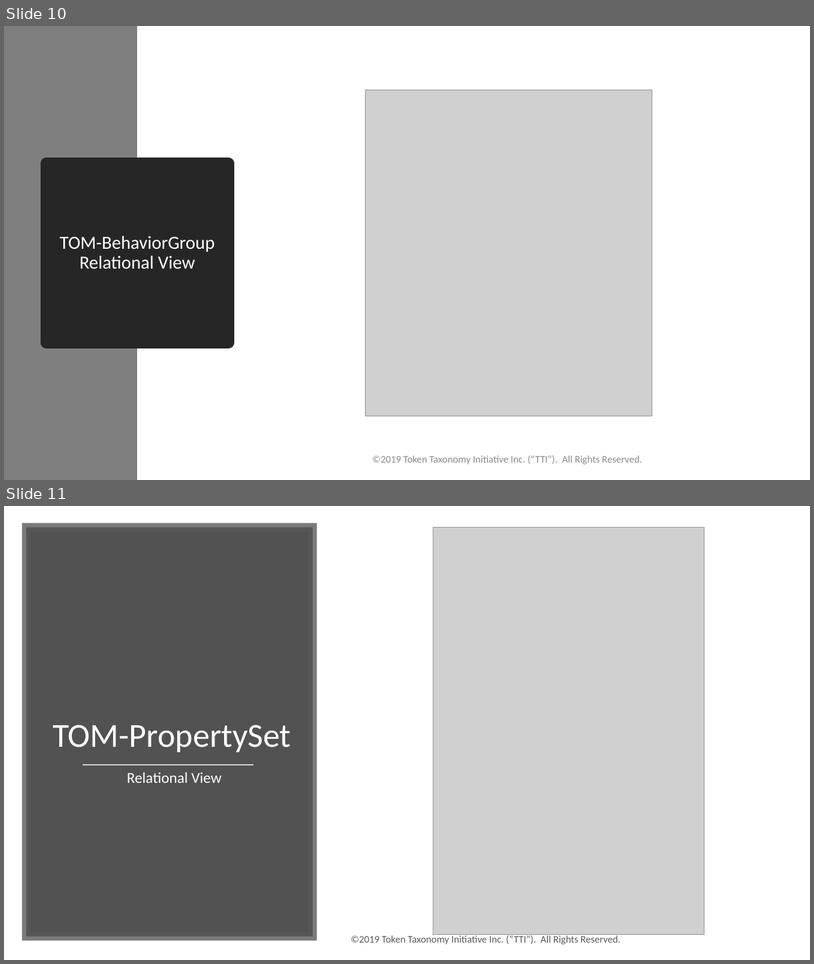
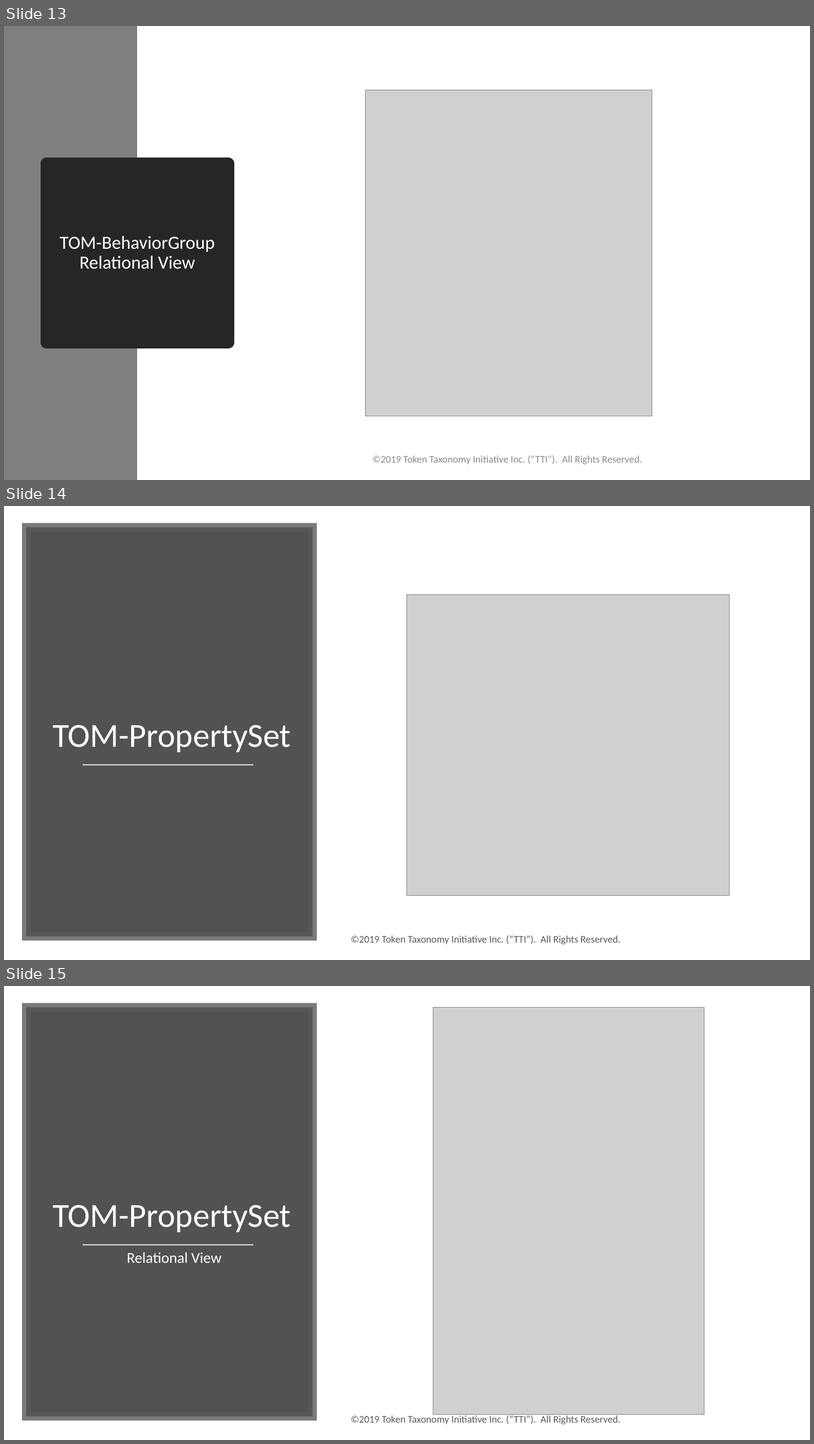
Before and after one commit to vipinsun/TokenTaxonomyFramework-pub, a slide deck: presentations/TTF-Technical.pptx. Shown one above the other, each under a label of ours: slides 10 and 11 before the commit, slides 13, 14 and 15 after it. The pictures are 814x964 and 814x1444 pixels, drawn with LibreOffice and Linux fonts; fonts in the diff are those of the drawing; grey boxes stand for pictures. Boxes give left, top, right and bottom in pixels: in the first picture for what was removed or moved away, otherwise in the second. Text is boxed around its words. In the diff, an @@ line names an element or a change of style, - is before the commit and + after.

```diff
--- a/presentations/TTF-Technical.pptx
+++ b/presentations/TTF-Technical.pptx
@@ slide 14 added at (x1=4, y1=506, x2=810, y2=960), background #FFFFFF @@
@@ rectangle added at (x1=26, y1=527, x2=313, y2=936), fill #404040 at 90% opacity, outline #595959 10 pt @@
@@ picture added at (x1=408, y1=594, x2=731, y2=895) @@
@@ title added at (x1=53, y1=724, x2=291, y2=752), 40 pt, text #FFFFFF @@
+TOM-PropertySet
@@ line added from (83, 765) to (254, 765), #D9D9D9 1.75 pt @@
@@ text added at (x1=351, y1=935, x2=621, y2=944), 12 pt, text #595959 @@
+©2019 Token Taxonomy Initiative Inc. (“TTI”). All Rights Reserved.
@@ what was slide 10 is now slide 13 @@
@@ what was slide 11 is now slide 15 @@
```
Also in this commit, not shown: 1 slide changed, 4 other slides added, 9 other files.
